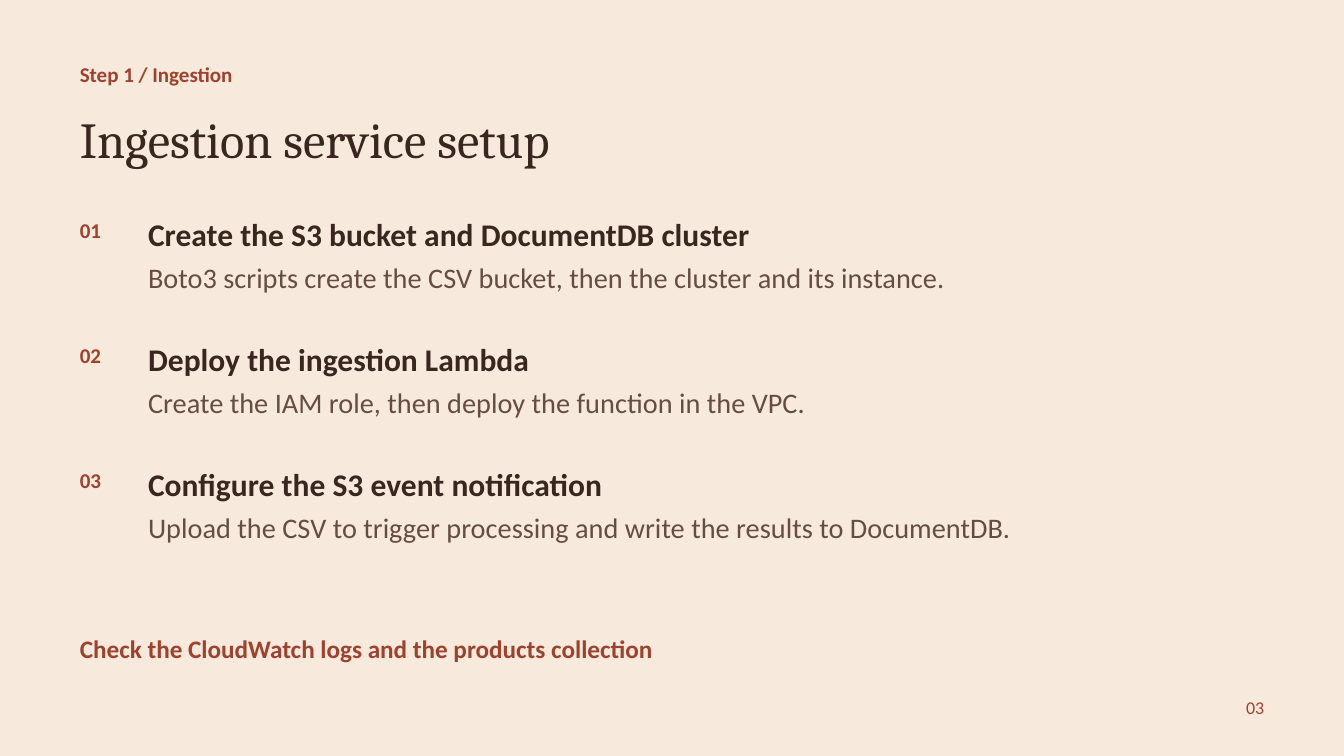
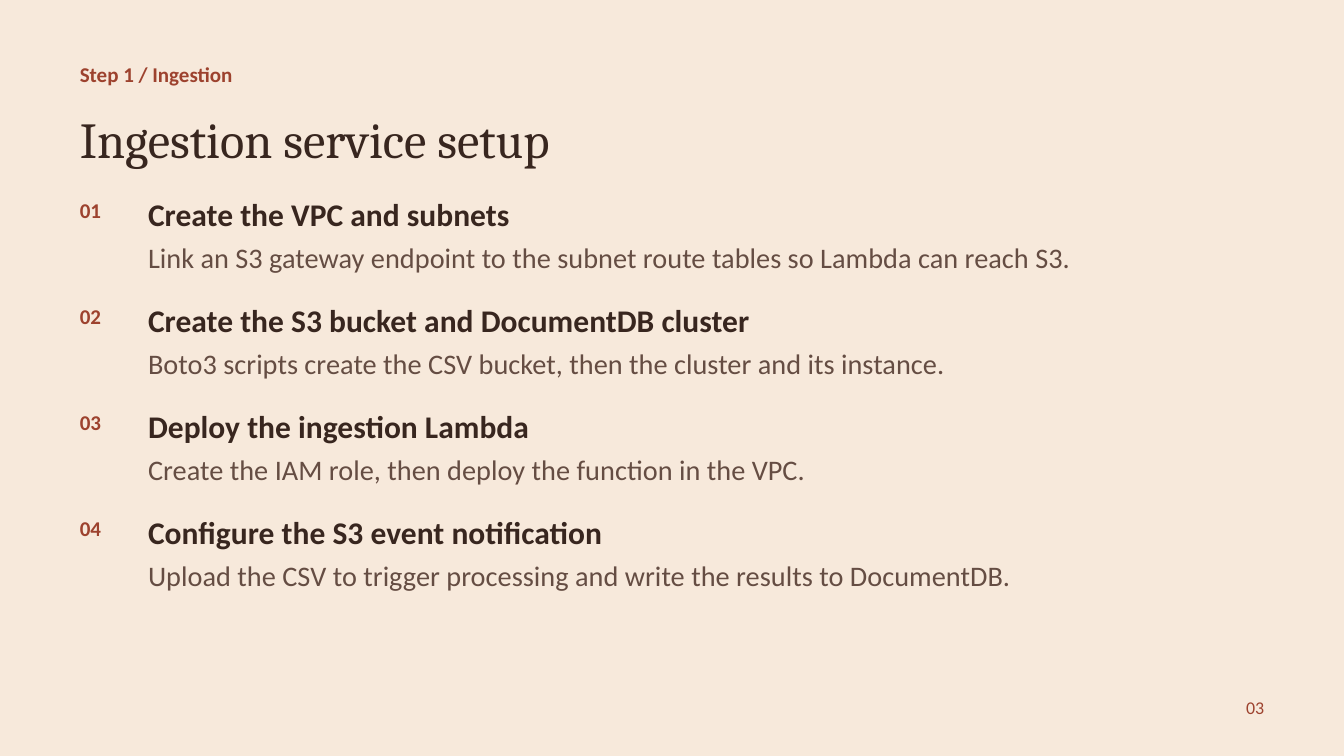
Before and after one commit to Aymen-Belkacem/Cloudsys-project, a slide deck: slide 3 of Presentation-CloudSys.pptx. Drawn at 1344x756 pixels with LibreOffice and Linux fonts; fonts in the diff are those of the drawing. Boxes give left, top, right and bottom in pixels: in the first picture for what was removed or moved away, otherwise in the second. Text is boxed around its words. In the diff, an @@ line names an element or a change of style, - is before the commit and + after.

Commit message:
ppt

```diff
--- a/Presentation-CloudSys.pptx
+++ b/Presentation-CloudSys.pptx
@@ text "01": place and size @@
-text "01" at bbox=[80, 224, 101, 238]
+text "01" at bbox=[80, 204, 101, 218]
@@ text added at bbox=[148, 204, 509, 227], 22.5 pt, text #38261F, bold @@
+Create the VPC and subnets
@@ text added at bbox=[148, 248, 1070, 273], 20.2 pt, text #654D43 @@
+Link an S3 gateway endpoint to the subnet route tables so Lambda can reach S3.
@@ text "02": place and size @@
-text "02" at bbox=[80, 349, 101, 363]
+text "02" at bbox=[80, 310, 101, 324]
@@ text "Create the S3 bucket and ...": place and size @@
-text "Create the S3 bucket and ..." at bbox=[148, 224, 750, 247]
+text "Create the S3 bucket and ..." at bbox=[148, 310, 750, 333]
@@ text "Boto3 scripts create the CSV ...": place and size @@
-text "Boto3 scripts create the CSV ..." at bbox=[148, 268, 944, 293]
+text "Boto3 scripts create the CSV ..." at bbox=[148, 354, 944, 379]
@@ text "03": place and size @@
-text "03" at bbox=[80, 474, 101, 488]
+text "03" at bbox=[80, 416, 101, 430]
@@ text "Deploy the ingestion Lambda": place and size @@
-text "Deploy the ingestion Lambda" at bbox=[148, 349, 529, 377]
+text "Deploy the ingestion Lambda" at bbox=[148, 416, 529, 444]
@@ text "Create the IAM role, then ...": place and size @@
-text "Create the IAM role, then ..." at bbox=[148, 393, 805, 418]
+text "Create the IAM role, then ..." at bbox=[148, 460, 805, 485]
@@ text added at bbox=[80, 522, 101, 536], 15 pt, text #9D422E, bold @@
+04
@@ text "Configure the S3 event notification": place and size @@
-text "Configure the S3 event notification" at bbox=[148, 474, 602, 502]
+text "Configure the S3 event notification" at bbox=[148, 522, 602, 550]
@@ text "Upload the CSV to trigger ...": place and size @@
-text "Upload the CSV to trigger ..." at bbox=[148, 518, 1010, 543]
+text "Upload the CSV to trigger ..." at bbox=[148, 566, 1010, 591]
@@ text removed at bbox=[80, 640, 652, 663] @@
-Check the CloudWatch logs and the products collection
```
